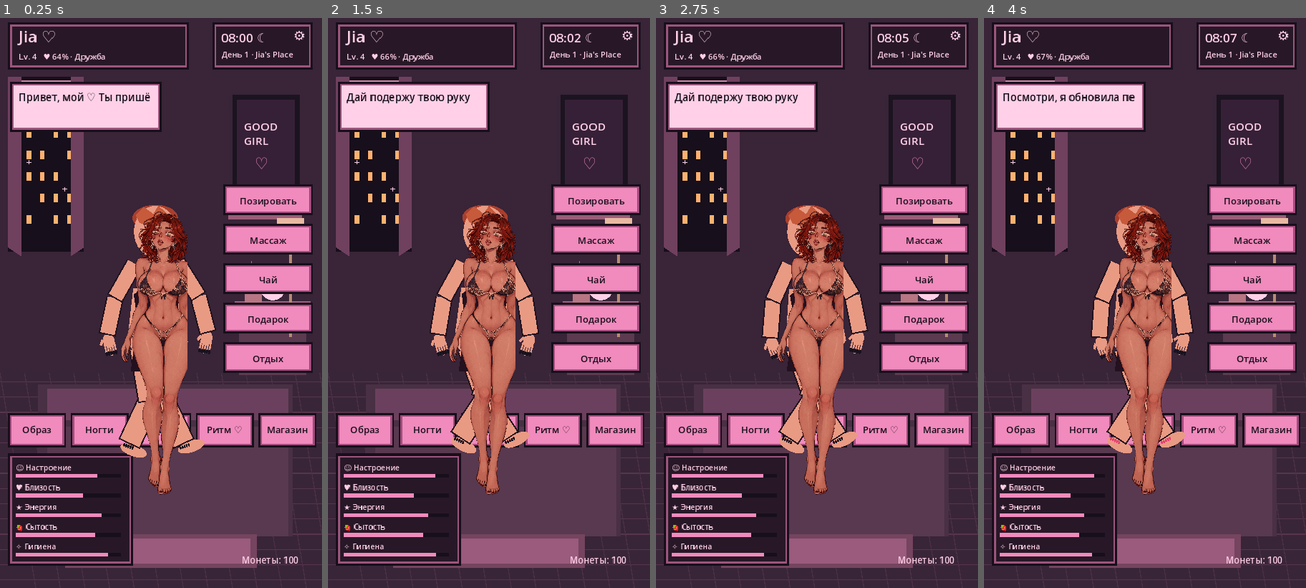
Above: before the commit, frames 1-4 (left to right).
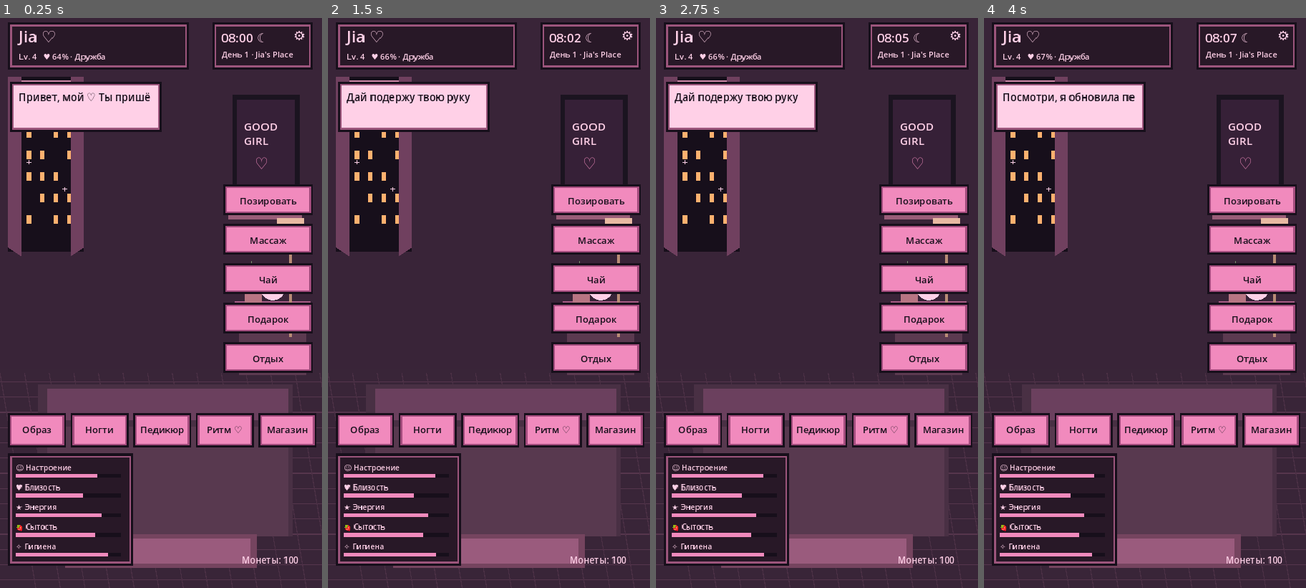
Above: after the commit, the same moments.

Repository: babymurderr0711/jia-android
Game: Godot game, scene res://Main.tscn
The game is run twice, just before and just after one commit, with the same random seed, the same clock (stepped at 60 frames per second) and the same inputs.
Inputs (mouse positions are in pixels of both pictures, inside the frame that each line leads up to):
- Up to frame 1 (0.25 s): no input
- Up to frame 2 (1.5 s): move the mouse to (559, 274) at 0.52 s; click (559, 274) at 0.67 s; tap Enter at 1.25 s; drag from (424, 331) to (472, 417) at 1.27 s
- Up to frame 3 (2.75 s): move the mouse to (849, 177) at 2.02 s; click (849, 177) at 2.17 s
- Up to frame 4 (4 s): drag from (1128, 417) to (1048, 217) at 2.77 s; move the mouse to (1241, 388) at 3.52 s; click (1241, 388) at 3.67 s

The runs differ from the first frame. In frame 1, 9.1% of the frame differs, in the area x 30-68%, y 32-84%; in frame 2, 8.7%; in frame 3, 8.7%; in frame 4, 8.7%.

Commit message:
Attach Jia painted cutouts to articulated skeleton bones

Diff:
--- a/godot/jia_skeleton_rig.gd
+++ b/godot/jia_skeleton_rig.gd
@@ -162,21 +162,56 @@
 		else:
 			current.set_length(1.0)
 		current.rest = current.transform
-	# The approved turnaround's frontal texture is attached to the root bone.
-	# Joint bones remain live; the next skinning pass replaces this root skin with
-	# overlapping limb/torso/head regions bound to their corresponding bones.
-	var art_texture := load("res://assets/jia_front.png") as Texture2D
-	if art_texture != null:
-		approved_art_sprite = Sprite2D.new()
-		approved_art_sprite.name = "ApprovedJiaArtwork_RootSkin"
-		approved_art_sprite.texture = art_texture
-		approved_art_sprite.centered = false
-		approved_art_sprite.position = Vector2(-79.8, -160.0)
-		approved_art_sprite.scale = Vector2(0.42, 0.42)
-		approved_art_sprite.texture_filter = CanvasItem.TEXTURE_FILTER_NEAREST
-		approved_art_sprite.z_index = 20
-		root.add_child(approved_art_sprite)
+
 	add_child(skeleton)
+	_install_art_cutouts()
+
+
+func _install_art_cutouts() -> void:
+	# Keep the live Bone2D hierarchy, replacing only the temporary vector artwork.
+	for node in skeleton.find_children("*", "Polygon2D", true, false):
+		(node as CanvasItem).visible = false
+	for node in skeleton.find_children("*", "Line2D", true, false):
+		(node as CanvasItem).visible = false
+	var origins: Dictionary = {
+		"Head": Vector2(0,-115),
+		"Torso": Vector2(0,20),
+		"Shoulder_L": Vector2(-48,-45),
+		"Shoulder_R": Vector2(48,-45),
+		"Hip_L": Vector2(-35,145),
+		"Hip_R": Vector2(35,145),
+		"Knee_L": Vector2(-63,260),
+		"Knee_R": Vector2(63,260)
+	}
+	var pieces: Array[Dictionary] = [
+		{"name":"head","bone":"Head","pivot":Vector2(180,220)},
+		{"name":"torso","bone":"Torso","pivot":Vector2(180,260)},
+		{"name":"arm_l","bone":"Shoulder_L","pivot":Vector2(80,250)},
+		{"name":"arm_r","bone":"Shoulder_R","pivot":Vector2(290,250)},
+		{"name":"thigh_l","bone":"Hip_L","pivot":Vector2(125,520)},
+		{"name":"thigh_r","bone":"Hip_R","pivot":Vector2(245,520)},
+		{"name":"shin_l","bone":"Knee_L","pivot":Vector2(125,820)},
+		{"name":"shin_r","bone":"Knee_R","pivot":Vector2(245,820)}
+	]
+	for piece in pieces:
+		var texture := load("res://assets/jia_%s.png" % piece.name) as Texture2D
+		if texture == null:
+			push_warning("Missing Jia cutout: %s" % piece.name)
+			continue
+		var bone_name: String = piece.bone
+		var pivot: Vector2 = piece.pivot
+		var root_point := Vector2(-79.8,-160.0) + pivot * 0.42
+		var sprite := Sprite2D.new()
+		sprite.name = "JiaArt_%s" % piece.name
+		sprite.texture = texture
+		sprite.centered = false
+		sprite.offset = -pivot
+		sprite.position = (root_point - origins[bone_name]) / 0.42
+		sprite.scale = Vector2(0.42,0.42)
+		sprite.texture_filter = CanvasItem.TEXTURE_FILTER_NEAREST
+		sprite.z_index = 30
+		(bones[bone_name] as Bone2D).add_child(sprite)
+
 
 func _bone(bone_name: String, parent: Node, offset: Vector2) -> Bone2D:
 	var bone := Bone2D.new()
